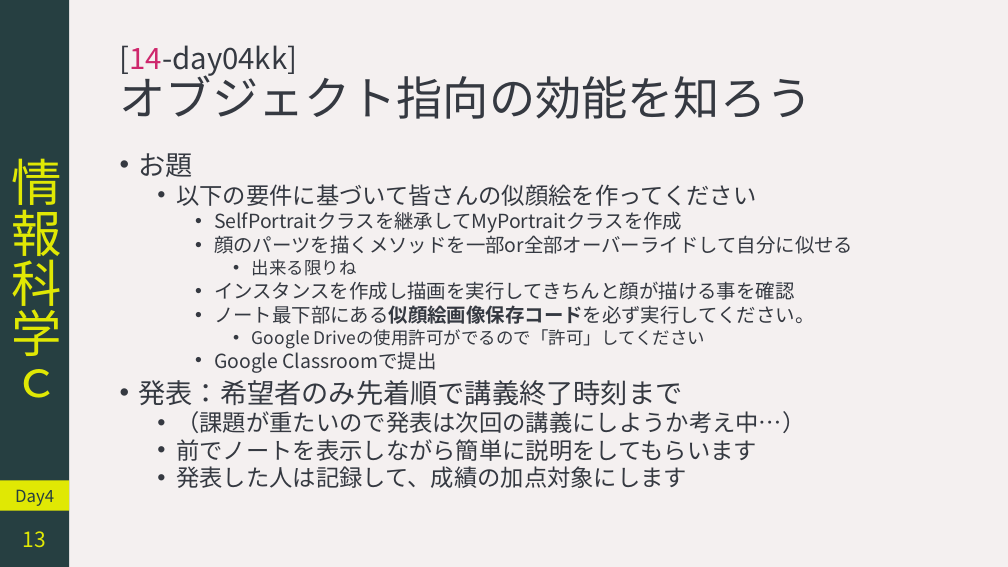
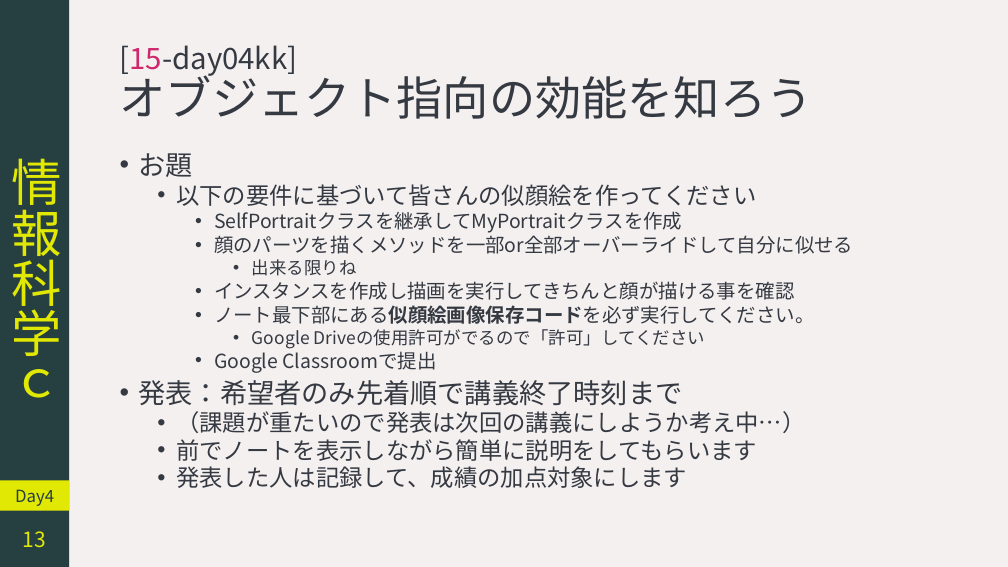
Before and after one commit to YokoyamaLab/PythonBasics, a slide deck: slide 13 of slides/computerScience_day4.pptx. Drawn at 1008x567 pixels with LibreOffice and Linux fonts; fonts in the diff are those of the drawing. Boxes give left, top, right and bottom in pixels: in the first picture for what was removed or moved away, otherwise in the second. Text is boxed around its words. In the diff, an @@ line names an element or a change of style, - is before the commit and + after.

```diff
--- a/slides/computerScience_day4.pptx
+++ b/slides/computerScience_day4.pptx
@@ title at [120, 45, 813, 119]: text changed @@
-[14-day04kk]
-オブジェクト指向の効能を知ろう
+[15-day04kk]
+オブジェクト指向の効能を知ろう
```
Also in this commit, not shown: 1 other slide changed.
